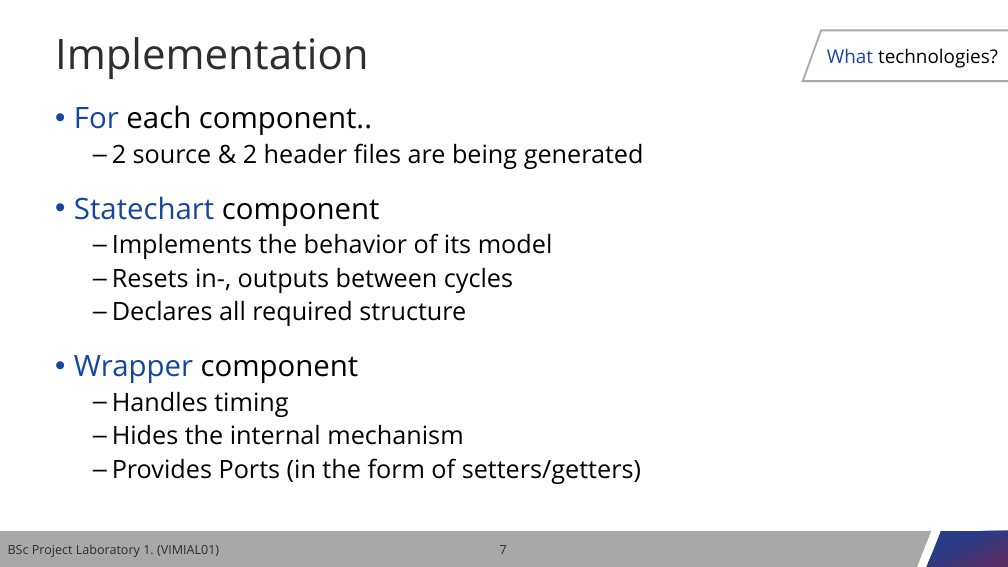
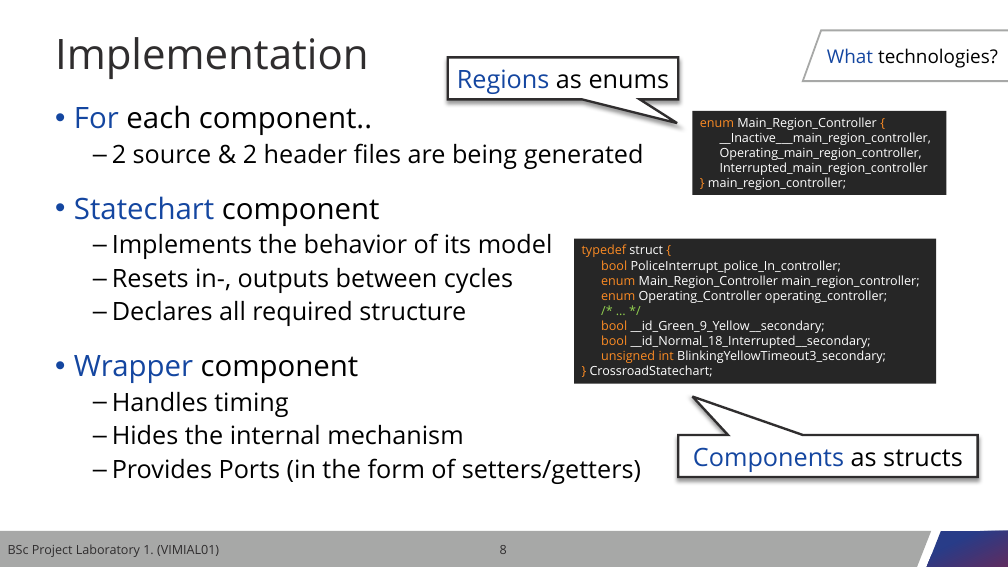
Before and after one commit to nagyl1999/gamma-c, a slide deck: slide 8 of presentation/gamma-c.pptx (slide 7 before the commit). Drawn at 1008x567 pixels with LibreOffice and Linux fonts; fonts in the diff are those of the drawing; background and template pictures are left out. Boxes give left, top, right and bottom in pixels: in the first picture for what was removed or moved away, otherwise in the second. Text is boxed around its words. In the diff, an @@ line names an element or a change of style, - is before the commit and + after.

```diff
--- a/presentation/gamma-c.pptx
+++ b/presentation/gamma-c.pptx
@@ speech box added at (448,57,678,100), fill #FFFFFF, outline #2F2D2E 2.25 pt, 24 pt, text #1446A0 @@
+Regions as enums
@@ rectangle added at (693,111,947,195), fill #262626, 12 pt, text #FFFFFF @@
+enum Main_Region_Controller {
+__Inactive___main_region_controller,
+Operating_main_region_controller,
+Interrupted_main_region_controller
+} main_region_controller;
@@ rectangle added at (574,239,936,384), fill #262626, 12 pt, text #FFFFFF @@
+typedef struct {
+bool PoliceInterrupt_police_In_controller;
+enum Main_Region_Controller main_region_controller;
+enum Operating_Controller operating_controller;
+/* … */
+bool __id_Green_9_Yellow__secondary;
+bool __id_Normal_18_Interrupted__secondary;
+unsigned int BlinkingYellowTimeout3_secondary;
+} CrossroadStatechart;
@@ speech box added at (678,435,978,477), fill #FFFFFF, outline #2F2D2E 2.25 pt, 24 pt, text #1446A0 @@
+Components as structs
@@ page number at (500,545,507,554): text changed @@
-7
+8
```
Also in this commit, not shown: 7 other slides changed, 1 slide added, 8 other files.
